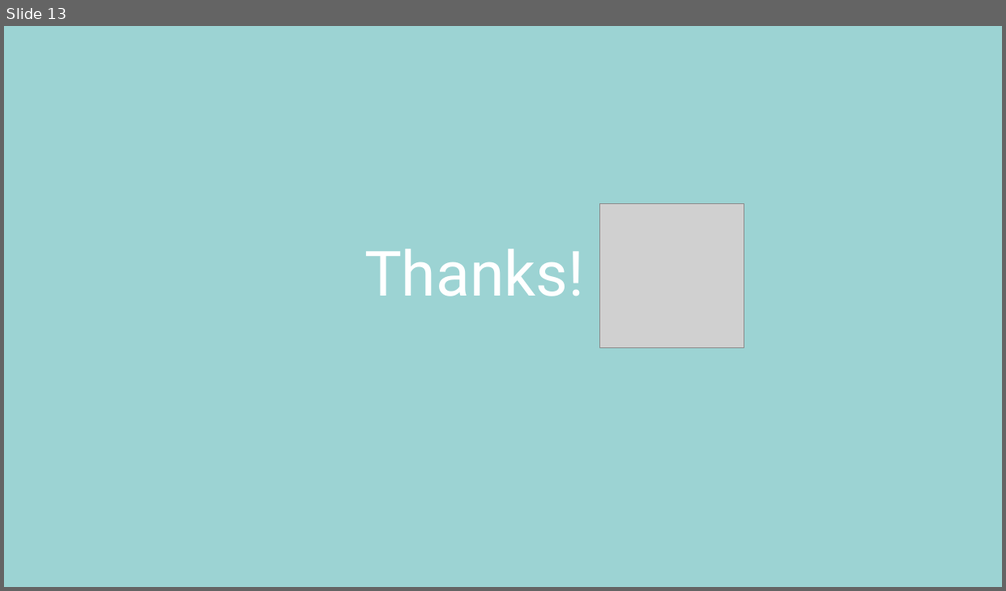
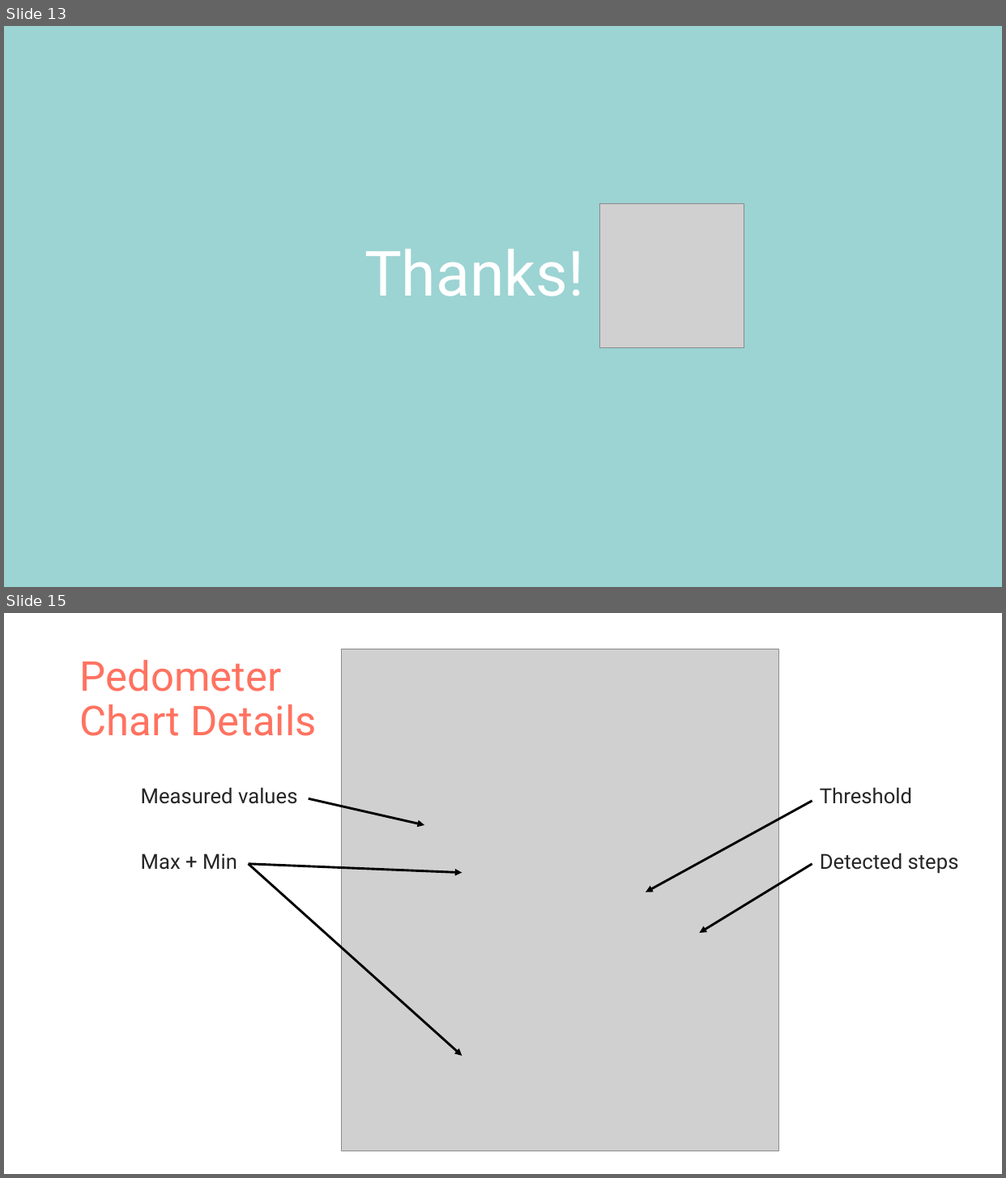
Before and after one commit to EvaJobst/MobileSports, a slide deck: Mountaineer.pptx. Shown one above the other, each under a label of ours: slide 13 before the commit, slides 13 and 15 after it; the slides between them are not shown. The pictures are 1006x591 and 1006x1178 pixels, drawn with LibreOffice and Linux fonts; fonts in the diff are those of the drawing; grey boxes stand for pictures. Boxes give left, top, right and bottom in pixels: in the first picture for what was removed or moved away, otherwise in the second. Text is boxed around its words. In the diff, an @@ line names an element or a change of style, - is before the commit and + after.

```diff
--- a/Mountaineer.pptx
+++ b/Mountaineer.pptx
@@ slide 15 added at box(4, 613, 1002, 1174), background #FFFFFF @@
@@ title added at box(80, 660, 316, 736), 39.6 pt, text #FF7260 @@
+Pedometer
+Chart Details
@@ picture added at box(342, 649, 779, 1152) @@
@@ text added at box(141, 787, 298, 870), 20 pt, text #252525 @@
+Measured values
+Max + Min
@@ arrow added from (309, 798) to (424, 825), #000000 2.25 pt @@
@@ arrow added from (812, 801) to (646, 892), #000000 2.25 pt @@
@@ text added at box(820, 787, 959, 874), 20 pt, text #252525 @@
+Threshold
+Detected steps
@@ arrow added from (248, 864) to (462, 873), #000000 2.25 pt @@
@@ arrow added from (248, 864) to (462, 1056), #000000 2.25 pt @@
@@ arrow added from (812, 864) to (700, 933), #000000 2.25 pt @@
```
Also in this commit, not shown: 2 slides changed, 2 other slides added, 1 slide removed.
